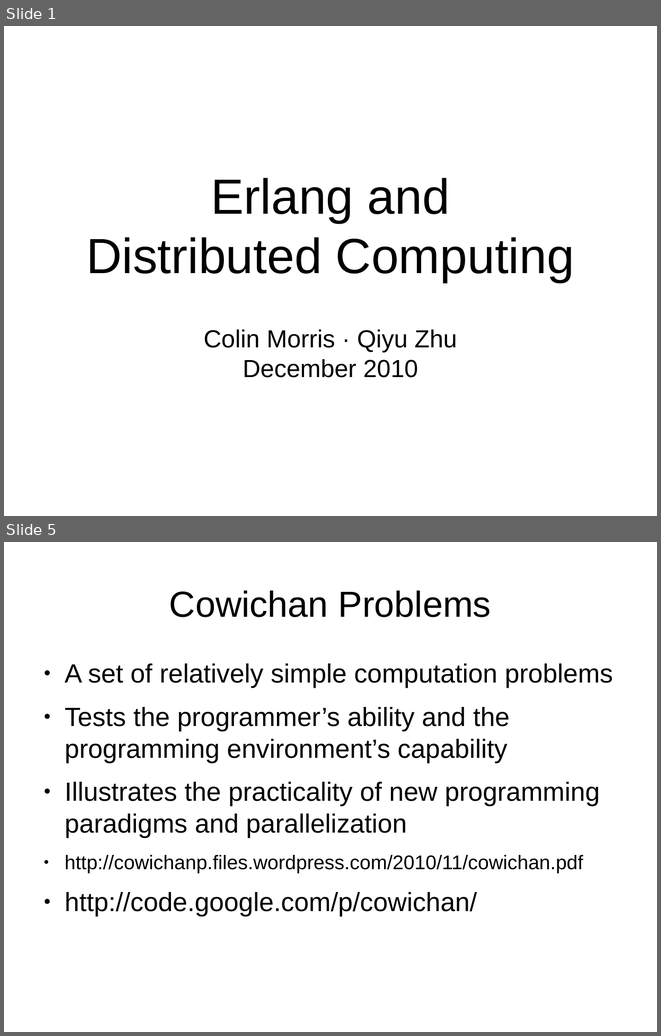
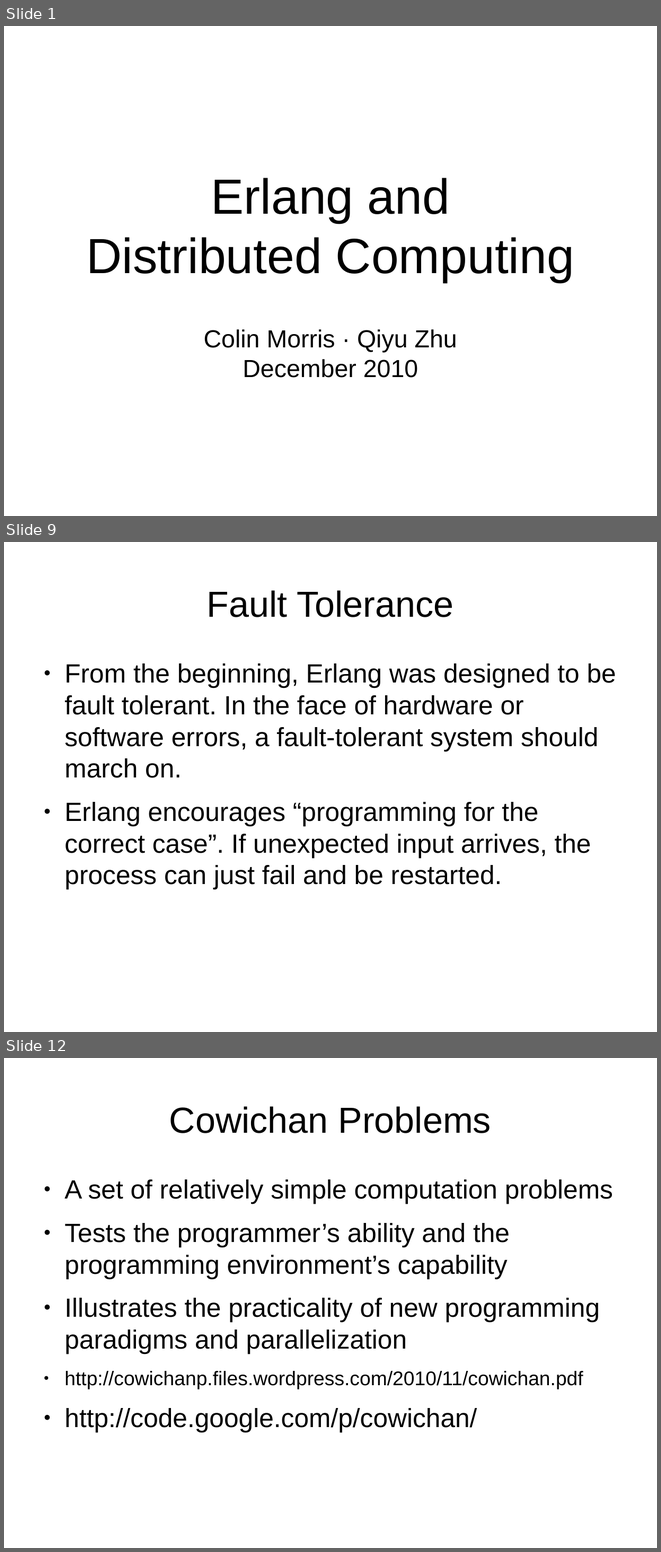
Before and after one commit to FractalDesigns/cowichan-1, a slide deck: miscellaneous/2010-12/slides.odp. Shown one above the other, each under a label of ours: slides 1 and 5 before the commit, slides 1, 9 and 12 after it; the slides between them are not shown. The pictures are 661x1036 and 661x1552 pixels, drawn with LibreOffice and Linux fonts; fonts in the diff are those of the drawing; background and template pictures are left out. Boxes give left, top, right and bottom in pixels: in the first picture for what was removed or moved away, otherwise in the second. Text is boxed around its words. In the diff, an @@ line names an element or a change of style, - is before the commit and + after.

```diff
--- a/miscellaneous/2010-12/slides.odp
+++ b/miscellaneous/2010-12/slides.odp
@@ slide 9 added at bbox=[4, 542, 657, 1032], background picture (left out) @@
@@ title added at bbox=[207, 590, 453, 617], 44 pt, text #000000 @@
+Fault Tolerance
@@ text added at bbox=[64, 663, 616, 889], 32 pt, text #000000 @@
+● From the beginning, Erlang was designed to be fault tolerant. In the face of hardware or software errors, a fault-tolerant system should march on.
+● Erlang encourages “programming for the correct case”. If unexpected input arrives, the process can just fail and be restarted.
@@ what was slide 5 is now slide 12 @@
```
Also in this commit, not shown: 3 slides changed, 18 other slides added, 4 slides removed, 1 other file.
